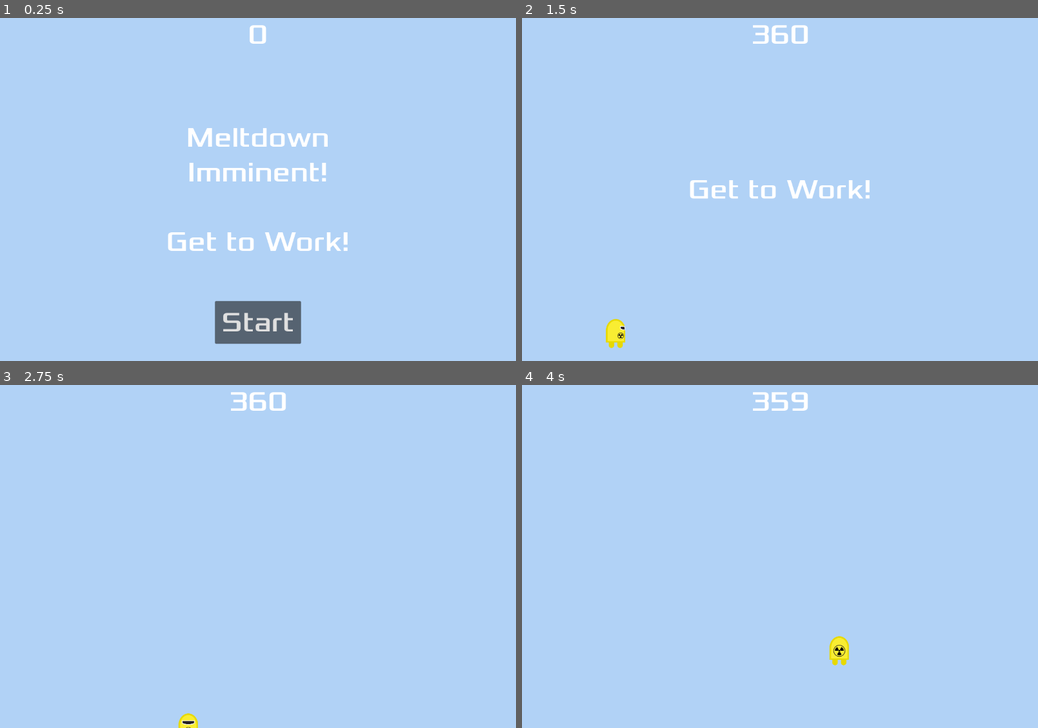
Above: before the commit, frames 1-4 (two rows, left to right).
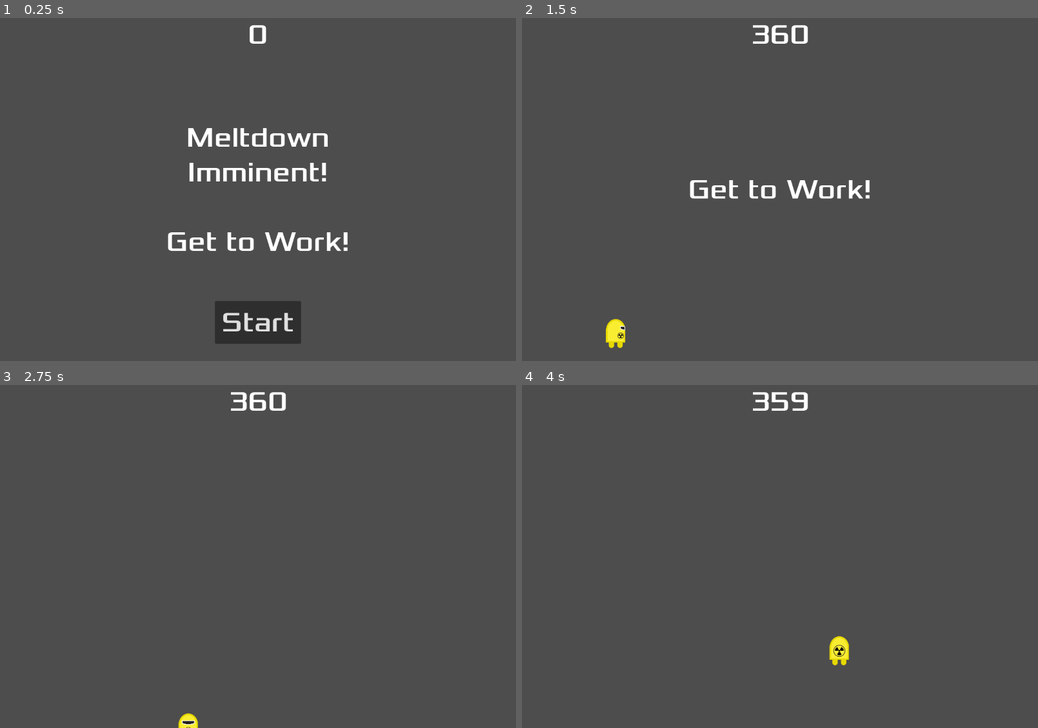
Above: after the commit, the same moments.

Repository: zabuuq/imminent-meltdown
Game: Godot game, scene res://main.tscn
Two runs of this game, one before a commit and one after it. Both use one fixed random seed, a clock stepped at 60 frames per second and the inputs below.
Inputs:
- Up to frame 1 (0.25 s): no input
- Up to frame 2 (1.5 s): click "Start" at 0.5 s; tap Enter at 1.25 s; hold Right (move_right) from 1.28 s (still down)
- Up to frame 3 (2.75 s): release Right (move_right) at 2.03 s; hold Down (move_down) from 2.03 s (still down)
- Up to frame 4 (4 s): release Down (move_down) at 2.78 s; hold Right (move_right) 2.78-3.53 s; hold Up (move_up) from 3.53 s (still down)

The runs differ from the first frame. In frame 1, 98% of the frame differs, in the area x 0-100%, y 0-100%; in frame 2, 99%; in frame 3, 100%; in frame 4, 100%.

Commit message:
Move background to Game node

Diff:
--- /dev/null
+++ b/game.tscn
@@ -0,0 +1,15 @@
+[gd_scene format=3 uid="uid://bhjpvuh6ms2kx"]
+
+[ext_resource type="PackedScene" uid="uid://cgb226hqsuv23" path="res://main.tscn" id="1_80nbo"]
+
+[node name="Game" type="Node" unique_id=609694446]
+
+[node name="BackgroundColor" type="ColorRect" parent="." unique_id=1661086182]
+anchors_preset = 15
+anchor_right = 1.0
+anchor_bottom = 1.0
+grow_horizontal = 2
+grow_vertical = 2
+color = Color(0.39215687, 0.39215687, 0.39215687, 1)
+
+[node name="Main" parent="." unique_id=1879869702 instance=ExtResource("1_80nbo")]
--- a/main.tscn
+++ b/main.tscn
@@ -16,14 +16,6 @@
 [node name="Main" type="Node" unique_id=1879869702]
 script = ExtResource("1_0xm2m")
 radioactive_worker_scene = ExtResource("2_7mycd")
-
-[node name="BackgroundColor" type="ColorRect" parent="." unique_id=625064155]
-anchors_preset = 15
-anchor_right = 1.0
-anchor_bottom = 1.0
-grow_horizontal = 2
-grow_vertical = 2
-color = Color(0.6935729, 0.8251902, 0.96207887, 1)
 
 [node name="Player" parent="." unique_id=523124371 instance=ExtResource("1_ig7tw")]
 
